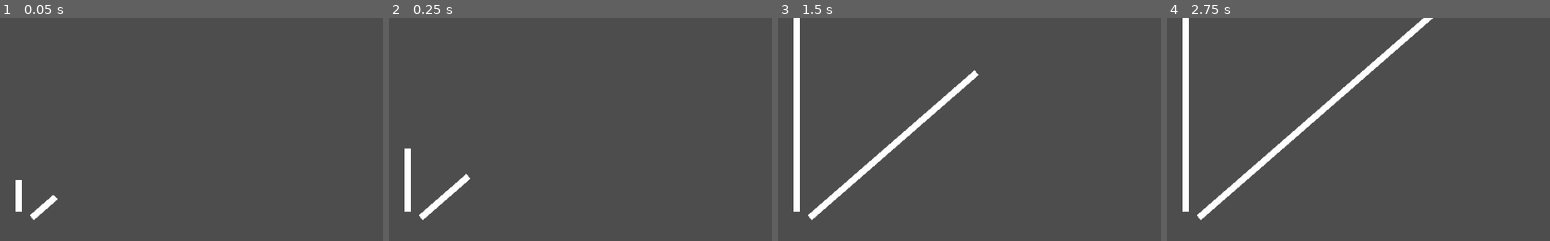
Above: before the commit, frames 1-4 (left to right).
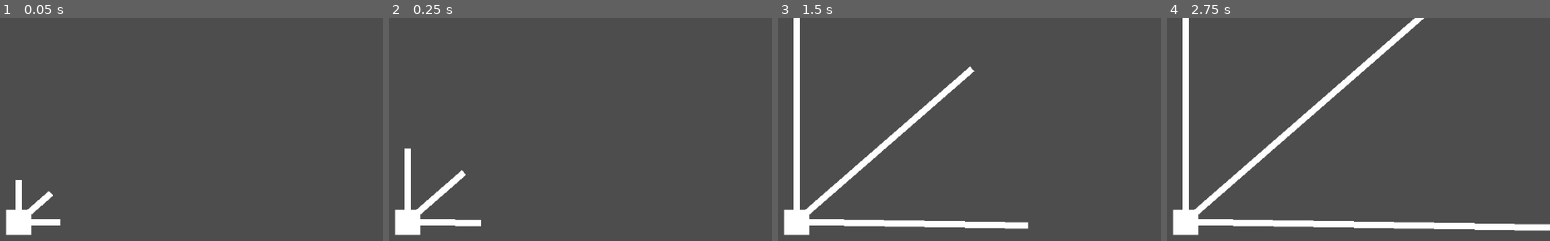
Above: after the commit, the same moments.

Repository: LiveFromZero/slimemind-fork
Game: Godot game, scene res://main.tscn
Two runs of this game, one before a commit and one after it. Both use one fixed random seed, a clock stepped at 60 frames per second and the inputs below.
Inputs:
- Up to frame 1 (0.05 s): no input
- Up to frame 2 (0.25 s): no input
- Up to frame 3 (1.5 s): no input
- Up to frame 4 (2.75 s): no input

The runs differ from the first frame. In frame 1, 1.4% of the frame differs, in the area x 1-16%, y 77-98%; in frame 2, 2.2%; in frame 3, 5.7%; in frame 4, 7.9%, in the area x 1-100%, y 0-98%.

Commit message:
Blob has multiple growing arms

Diff:
--- a/main.tscn
+++ b/main.tscn
@@ -1,14 +1,22 @@
-[gd_scene load_steps=2 format=3 uid="uid://b1pq12byr341f"]
+[gd_scene load_steps=3 format=3 uid="uid://b1pq12byr341f"]
 
+[ext_resource type="PackedScene" uid="uid://dqtkwvjw8hvx3" path="res://scenes/blob.tscn" id="1_0xm2m"]
 [ext_resource type="PackedScene" uid="uid://blye2vud5fbgq" path="res://scenes/arm_segment.tscn" id="1_ig7tw"]
 
 [node name="Main" type="Node2D"]
 
 [node name="Camera2D" type="Camera2D" parent="."]
 
+[node name="Blob" parent="." instance=ExtResource("1_0xm2m")]
+
 [node name="ArmSegment" parent="." instance=ExtResource("1_ig7tw")]
 position = Vector2(0, -44)
 
 [node name="ArmSegment2" parent="." instance=ExtResource("1_ig7tw")]
-position = Vector2(41, -25)
+position = Vector2(33.999996, -31)
 rotation = 0.85346603
+
+[node name="ArmSegment3" parent="." instance=ExtResource("1_ig7tw")]
+position = Vector2(42.999996, 9.536743e-07)
+rotation = 1.5865043
+scale = Vector2(0.99999994, 0.99999994)
--- /dev/null
+++ b/scenes/blob.tscn
@@ -0,0 +1,9 @@
+[gd_scene format=3 uid="uid://dqtkwvjw8hvx3"]
+
+[node name="Blob" type="Node2D"]
+
+[node name="ColorRect" type="ColorRect" parent="."]
+offset_left = -20.0
+offset_top = -20.0
+offset_right = 20.0
+offset_bottom = 20.0
